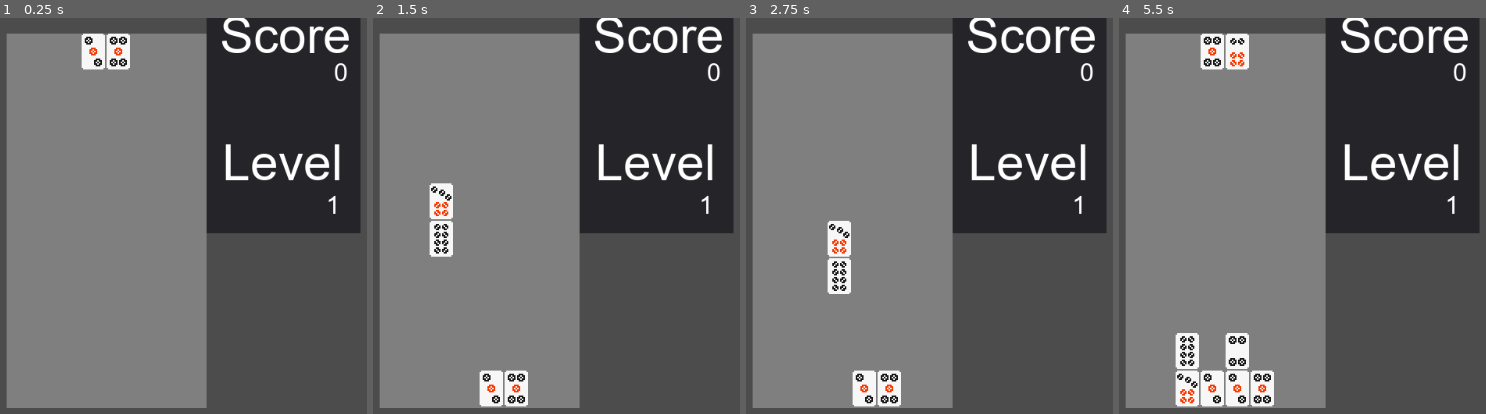
Above: before the commit, frames 1-4 (left to right).
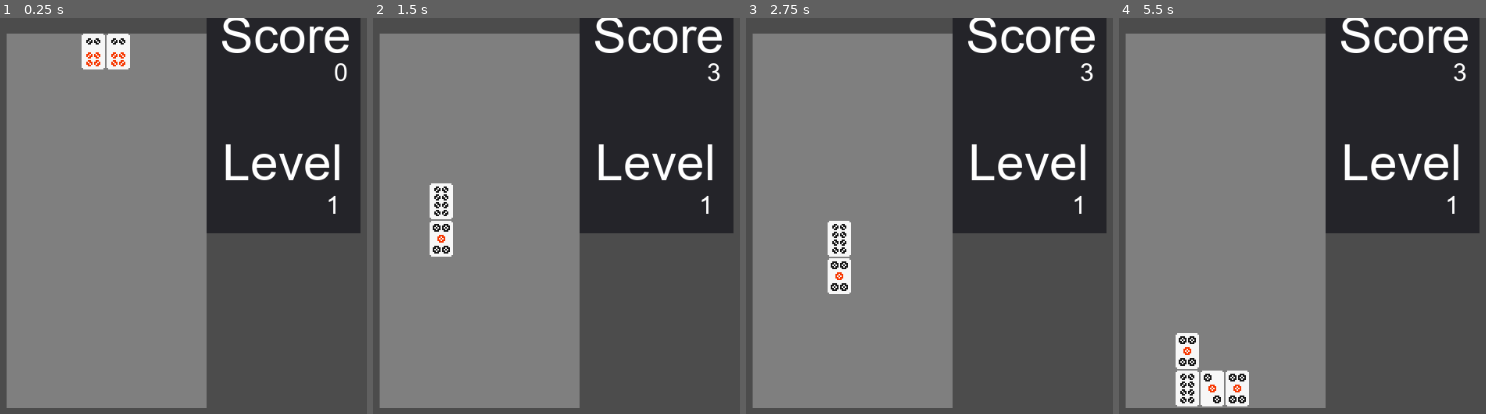
Above: after the commit, the same moments.

Repository: Xgor/Mahjocks
Game: Godot game, scene res://test.tscn
The game is run twice, just before and just after one commit, with the same random seed, the same clock (stepped at 60 frames per second) and the same inputs.
Inputs:
- Up to frame 1 (0.25 s): no input
- Up to frame 2 (1.5 s): tap Enter at 0.5 s; hold Right (ui_right) 0.53-1.28 s; hold Down (play_drop) 0.53-1.28 s; hold A (play_left) from 1.28 s (still down); tap Space (play_rotate_ccw) at 1.35 s
- Up to frame 3 (2.75 s): tap Space (play_rotate_ccw) at 2 s; release A (play_left) at 2.03 s; hold Right (ui_right) from 2.03 s (still down); tap Ctrl (play_rotate_cw) at 2.1 s
- Up to frame 4 (5.5 s): tap Enter at 2.75, 4.25 s; tap Down (play_drop) at 2.85 s; tap Space (play_rotate_ccw) at 3.5, 3.6, 5 s; release Right (ui_right) at 3.53 s; hold A (play_left) from 3.53 s (still down); tap Ctrl (play_rotate_cw) at 4.35 s; hold Down (play_drop) from 5.03 s (still down)

The runs differ from the first frame. In frame 1, 0.4% of the frame differs, in the area x 22-35%, y 4-13%; in frame 2, 1.7%; in frame 3, 1.7%; in frame 4, 3.0%, in the area x 15-95%, y 3-99%.

Commit message:
Upgraded randomTileSystem

Diff:
--- a/Playfield.gd
+++ b/Playfield.gd
@@ -21,10 +21,13 @@
 var comboCount = 0
 export var fallSpeed = 20
 
+var tilesPool = PoolByteArray()
+
+
 func _ready():
 	# Called every time the node is added to the scene.
 	# Initialization here
-
+	randomize()
 	OS.set_window_title("Mahjocks")
 	OS.window_position = OS.get_screen_size()/2-OS.window_size/2
 #	OS.set_window_position(OS.get_screen_size())
@@ -36,6 +39,9 @@
 		for y in range(0,playfieldSize.y):
 			blockField[x].append([])
 			blockField[x][y]=-1
+
+	for i in range(0,tilesToUse):
+		tilesPool.append(2)
 
 	newPiece()
 	#		blockField[x][y]=int(rand_range(-2,0)) #rand_range(0,8)'
@@ -66,6 +72,12 @@
 	update()
 	pass
 
+func addTilesInUse():
+	if tilesToUse < 32:
+		tilesToUse += 1
+		tilesPool.append(2)
+	pass
+
 func fall():
 	var somethingFell = false
 	for x in range(0,playfieldSize.x):
@@ -74,6 +86,7 @@
 				blockField[x][y+1] = blockField[x][y]
 				blockField[x][y] = -1
 				somethingFell =true
+
 #	if somethingFell:
 #		matchPieces()
 	return somethingFell
@@ -192,9 +205,28 @@
 		failed()
 	playerBlockPos.y = 0
 	playerBlockPos.x = 3
-	centerPieceTile = (randi()%tilesToUse) + 9
-	sidePieceTile   = (randi()%tilesToUse) + 9
+	centerPieceTile = getRandomTile() + 9
+	sidePieceTile   = getRandomTile() + 9
 	playerPieceDir = dir.right
+
+func getRandomTile():
+	# Check if there is any tiles left
+	var noTilesLeft = true
+	for tile in tilesPool:
+		if tile != 0:
+			noTilesLeft = false
+			break
+	# if no tiles left fill with new ones
+	if noTilesLeft:
+		for i in tilesPool.size():
+			tilesPool[i] = 2
+	# search for not depleted tile
+	while true:
+		var tile = randi()%tilesToUse
+		if tilesPool[tile] > 0:
+			tilesPool[tile] -= 1
+			return tile
+	return -1
 
 func rotate_clockwise():
 	if playerPieceDir == dir.left:
--- a/Scoreboard.gd
+++ b/Scoreboard.gd
@@ -23,12 +23,17 @@
 
 func levelUp():
 	currentLevel+=1
-	if get_parent().tilesToUse < 32:
-		get_parent().tilesToUse += 1
+	get_parent().addTilesInUse()
+#	if get_parent().tilesToUse < 32:
+#		get_parent().tilesToUse += 1
+
 #	owner.
 	var fallTimer =get_parent().get_node("FallTimer")
 	if fallTimer.wait_time > 0.2:
-		fallTimer.wait_time -= 0.025
+		if get_parent().tilesToUse == 32:
+			fallTimer.wait_time -= 0.010
+		else:
+			fallTimer.wait_time -= 0.005
 	updateLabels()
 	pass
 
